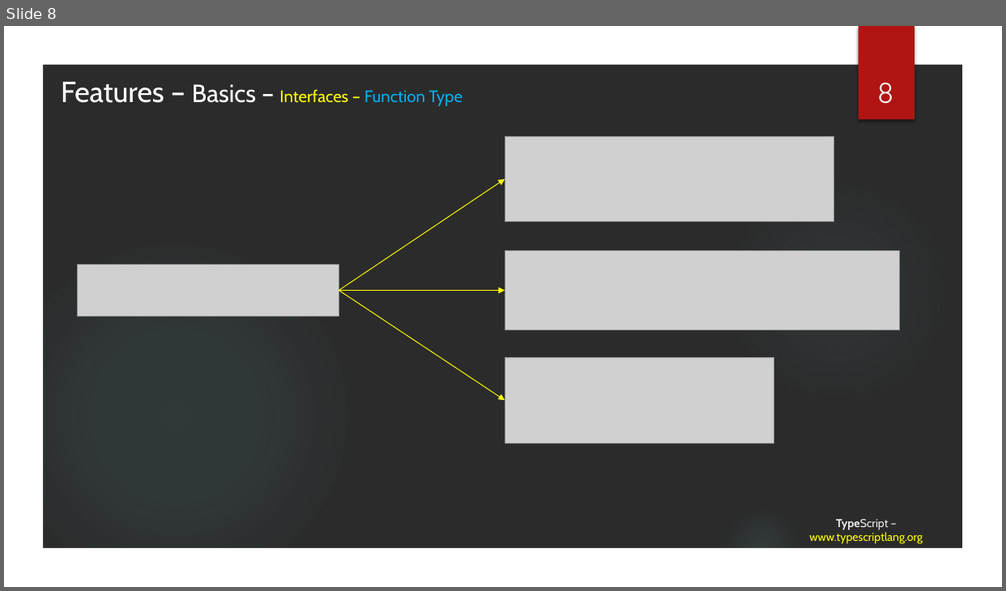
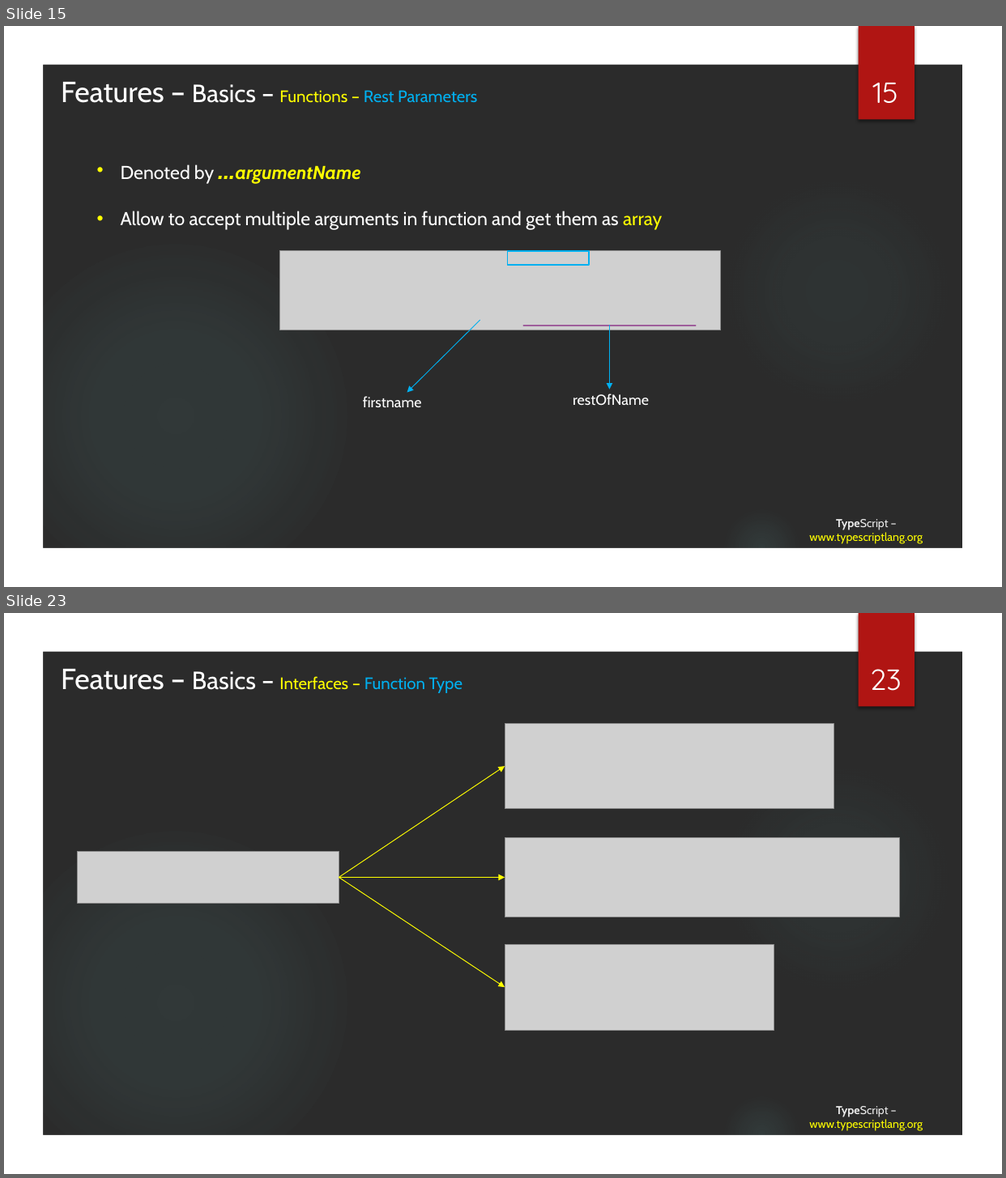
Before and after one commit to tainhx/SSFE, a slide deck: TypeScript.pptx. Shown one above the other, each under a label of ours: slide 8 before the commit, slides 15 and 23 after it; the slides between them are not shown. The pictures are 1006x591 and 1006x1178 pixels, drawn with LibreOffice and Linux fonts; fonts in the diff are those of the drawing; grey boxes stand for pictures; background and template pictures are left out; a plain dark background stands for a picture behind light text. Boxes give left, top, right and bottom in pixels: in the first picture for what was removed or moved away, otherwise in the second. Text is boxed around its words. In the diff, an @@ line names an element or a change of style, - is before the commit and + after.

```diff
--- a/TypeScript.pptx
+++ b/TypeScript.pptx
@@ slide 15 added at [4,26,1002,587], background picture (left out); not listed: 5 template elements that a slide beside it also shows @@
@@ text added at [61,82,477,103], 16 pt, text #FFFFFF @@
+Features – Basics – Functions – Rest Parameters
@@ page number added at [872,83,898,103], 28 pt, text #FFFFFF @@
+15
@@ text added at [121,165,662,230], 18 pt, text #FFFFFF @@
+• Denoted by …argumentName
+• Allow to accept multiple arguments in function and get them as array
@@ picture added at [280,251,721,331] @@
@@ rectangle added at [508,251,590,265], outline #00B0F0 1.5 pt @@
@@ arrow added from (480, 320) to (407, 393), #00B0F0 0.75 pt @@
@@ line added from (523, 326) to (696, 326), #9E5E9B 1.5 pt @@
@@ arrow added from (610, 326) to (610, 390), #00B0F0 0.75 pt @@
@@ text added at [363,396,422,408], 14 pt, text #FFFFFF @@
+firstname
@@ text added at [573,394,649,405], 14 pt, text #FFFFFF @@
+restOfName
@@ title added at [809,519,923,544], 11 pt, text #FFFF00 @@
+TypeScript – www.typescriptlang.org
@@ what was slide 8 is now slide 23 @@
@@ page number at [870,669,901,691]: text changed @@
-8
+23
```
Also in this commit, not shown: 8 slides changed, 10 other slides added, 18 other files.
